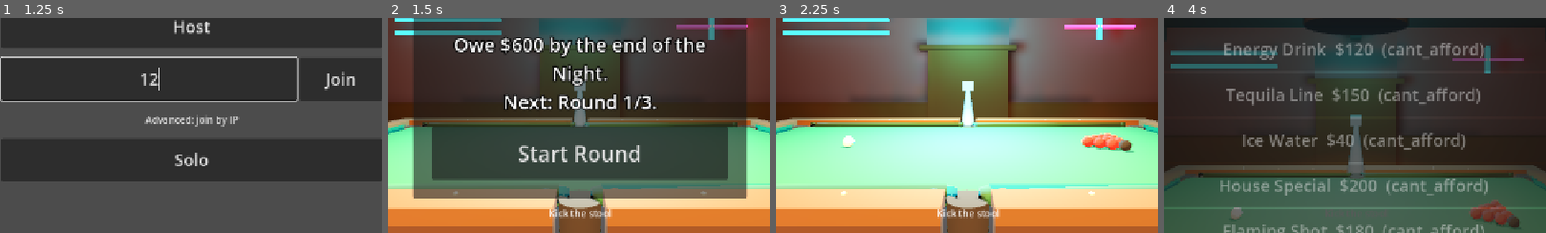
Above: before the commit, frames 1-4 (left to right).
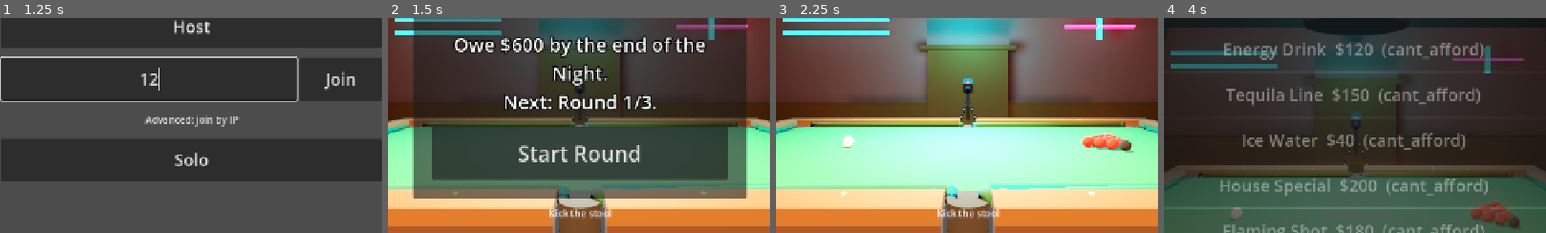
Above: after the commit, the same moments.

Repository: Cleans3/absolute-billiard
Game: Godot game, scene res://src/levels/Lobby.tscn
The game is run twice, just before and just after one commit, with the same random seed, the same clock (stepped at 60 frames per second) and the same inputs.
Inputs (mouse positions are % of the whole screen's width and height, from its top left):
- Up to frame 1 (1.25 s): click (44, 50) at 0.52 s; type "12" at 0.6 s
- Up to frame 2 (1.5 s): click "Solo" at 1.25 s
- Up to frame 3 (2.25 s): click "Start Round" at 2 s
- Up to frame 4 (4 s): click "Shop" at 2.75 s; tap Enter at 3.5 s; move the mouse to (55, 50) at 3.52 s; hold E (elevate_up) from 3.53 s (still down); tap 1 (call_pocket_1) at 3.6 s; tap Space (jump) at 3.77 s
The pictures show only the part of the screen within x 25-75%, y 35-85%; the shares and areas given below are measured in that part.

Frame 1 is identical in both runs. In frame 2, 0.4% of the frame differs, in the area x 48-53%, y 29-50%; in frame 3, 0.6%; in frame 4, 0.8%, in the area x 47-54%, y 43-73%.

Commit message:
camera rig: real tripod, body, lens and tally light model (P14)
One merged ArrayMesh, 3 surfaces (dark metal / matte body / glass+tally palette) = 3 draw calls, authored materials,
gi_mode DYNAMIC (no UV2). Interactable, poses and math untouched.

Co-Authored-By: Claude Sonnet 5.5 <noreply@anthropic.com>

Diff:
--- a/src/gameplay/camera/camera_rig.gd
+++ b/src/gameplay/camera/camera_rig.gd
@@ -1,11 +1,19 @@
 class_name CameraRig
 extends Node3D
-## A grabbable tripod camera (docs/plan/02 §2). A greybox prop: the view is scored by math, never rendered.
+## A grabbable tripod camera (docs/plan/02 §2). A prop: the view is scored by math, never rendered.
 ## Looks along -Z rotated by its yaw, tilted down PITCH; the friend who last placed it chose the angle.
 
 const TIER_MULT: Array[float] = [1.0, 1.25, 1.5]  # tier 1 / 2 / 3 [tune]
 const EYE_HEIGHT := 1.5
 const PITCH := 0.35  # rad down
+const FOOT_RADIUS := 0.55  # tripod splay on the floor
+const HUB_Y := 1.1  # where the three legs meet
+const HEAD_Y := 1.4  # top of the pan plate; the body sits on it
+const LEG_RADIUS := 0.016
+const UV_GLASS := Vector2(0.25, 0.5)  # the optic material is a 2x1 palette: [glass | tally light]
+const UV_TALLY := Vector2(0.75, 0.5)
+
+static var _mesh: ArrayMesh  # one model for every rig
 
 @export var camera_id: StringName
 @export var tier := 1
@@ -14,20 +22,12 @@
 
 
 func _ready() -> void:
-	var post := MeshInstance3D.new()
-	var cyl := CylinderMesh.new()
-	cyl.top_radius = 0.03
-	cyl.bottom_radius = 0.25
-	cyl.height = EYE_HEIGHT
-	post.mesh = cyl
-	post.position.y = EYE_HEIGHT * 0.5
-	add_child(post)
-	var body := MeshInstance3D.new()
-	var box := BoxMesh.new()
-	box.size = Vector3(0.25, 0.2, 0.4)
-	body.mesh = box
-	body.position.y = EYE_HEIGHT
-	add_child(body)
+	var model := MeshInstance3D.new()
+	model.name = "Model"
+	model.mesh = _model()
+	model.gi_mode = GeometryInstance3D.GI_MODE_DYNAMIC  # no UV2 for the lightmap: lit by the bake's probes instead
+	model.cast_shadow = GeometryInstance3D.SHADOW_CASTING_SETTING_OFF  # 07: props never enter the one shadow map
+	add_child(model)
 
 
 func tier_mult() -> float:
@@ -46,3 +46,103 @@
 func aim_at(point: Vector3) -> void:
 	var d := point - global_position
 	rotation.y = atan2(-d.x, -d.z)
+
+
+## One ArrayMesh, three surfaces (= 3 draw calls per rig): dark metal tripod + lens barrel, matte body,
+## and the optic palette (glass front + red tally). Head parts are pre-pitched to match `forward()`.
+static func _model() -> ArrayMesh:
+	if _mesh != null:
+		return _mesh
+	var metal := _surface(_material(Color(0.2, 0.21, 0.24), 0.4, 0.85))
+	var matte := _surface(_material(Color(0.06, 0.06, 0.07), 0.92, 0.0))
+	var optic := _surface(_optic_material())
+	var hub := Vector3(0, HUB_Y, 0)
+	for i in 3:
+		var dir := Vector3.BACK.rotated(Vector3.UP, TAU * i / 3.0)
+		_strut(metal, hub + dir * 0.04, dir * FOOT_RADIUS + Vector3(0, 0.01, 0), LEG_RADIUS)
+	_cyl(metal, Vector3(0, HUB_Y, 0), 0.05, 0.08, Basis.IDENTITY)  # leg collar
+	_cyl(metal, Vector3(0, (HUB_Y + HEAD_Y) * 0.5, 0), 0.022, HEAD_Y - HUB_Y, Basis.IDENTITY)  # centre column
+	_cyl(metal, Vector3(0, HEAD_Y, 0), 0.07, 0.04, Basis.IDENTITY)  # pan plate
+	var head := Transform3D(Basis(Vector3.RIGHT, -PITCH), Vector3(0, EYE_HEIGHT, 0))
+	var along_z := Basis(Vector3.RIGHT, PI * 0.5)
+	_box(matte, Vector3(0.22, 0.2, 0.34), head)  # body
+	_box(matte, Vector3(0.14, 0.14, 0.1), head * Transform3D(Basis.IDENTITY, Vector3(0, 0.02, 0.22)))  # battery / viewfinder
+	_cyl_xf(metal, 0.065, 0.16, head * Transform3D(along_z, Vector3(0, 0, -0.25)))  # lens barrel
+	_cyl_xf(metal, 0.076, 0.04, head * Transform3D(along_z, Vector3(0, 0, -0.22)))  # focus ring
+	_cyl_xf(optic, 0.058, 0.012, head * Transform3D(along_z, Vector3(0, 0, -0.336)), UV_GLASS)  # front glass
+	_box(optic, Vector3(0.03, 0.03, 0.03), head * Transform3D(Basis.IDENTITY, Vector3(0, 0.115, -0.12)), UV_TALLY)
+	_mesh = ArrayMesh.new()
+	for st in [metal, matte, optic]:
+		(st as SurfaceTool).commit(_mesh)
+	return _mesh
+
+
+static func _surface(mat: Material) -> SurfaceTool:
+	var st := SurfaceTool.new()
+	st.begin(Mesh.PRIMITIVE_TRIANGLES)
+	st.set_material(mat)
+	return st
+
+
+static func _material(albedo: Color, rough: float, metal: float) -> StandardMaterial3D:
+	var m := StandardMaterial3D.new()
+	m.albedo_color = albedo
+	m.roughness = rough
+	m.metallic = metal
+	return m
+
+
+## Glass and tally share one material so the rig stays at 3 draw calls: a 2x1 palette feeds albedo and emission.
+static func _optic_material() -> StandardMaterial3D:
+	var albedo := Image.create(2, 1, false, Image.FORMAT_RGB8)
+	albedo.set_pixel(0, 0, Color(0.03, 0.05, 0.12))
+	albedo.set_pixel(1, 0, Color(0.9, 0.04, 0.03))
+	var glow := Image.create(2, 1, false, Image.FORMAT_RGB8)
+	glow.set_pixel(1, 0, Color(1.0, 0.08, 0.05))
+	var m := _material(Color.WHITE, 0.06, 0.0)
+	m.texture_filter = BaseMaterial3D.TEXTURE_FILTER_NEAREST
+	m.albedo_texture = ImageTexture.create_from_image(albedo)
+	m.emission_enabled = true
+	m.emission_texture = ImageTexture.create_from_image(glow)
+	m.emission_energy_multiplier = 4.0
+	return m
+
+
+## Appends a primitive; `uv` >= 0 pins every vertex to that palette cell.
+static func _part(st: SurfaceTool, prim: PrimitiveMesh, xf: Transform3D, uv := Vector2(-1, -1)) -> void:
+	if uv.x < 0.0:
+		st.append_from(prim, 0, xf)
+		return
+	var arrays := prim.get_mesh_arrays()
+	var uvs: PackedVector2Array = arrays[Mesh.ARRAY_TEX_UV]
+	uvs.fill(uv)
+	arrays[Mesh.ARRAY_TEX_UV] = uvs
+	var tmp := ArrayMesh.new()
+	tmp.add_surface_from_arrays(Mesh.PRIMITIVE_TRIANGLES, arrays)
+	st.append_from(tmp, 0, xf)
+
+
+static func _box(st: SurfaceTool, size: Vector3, xf: Transform3D, uv := Vector2(-1, -1)) -> void:
+	var b := BoxMesh.new()
+	b.size = size
+	_part(st, b, xf, uv)
+
+
+static func _cyl_xf(st: SurfaceTool, radius: float, height: float, xf: Transform3D, uv := Vector2(-1, -1)) -> void:
+	var c := CylinderMesh.new()
+	c.top_radius = radius
+	c.bottom_radius = radius
+	c.height = height
+	c.radial_segments = 12
+	c.rings = 1
+	_part(st, c, xf, uv)
+
+
+static func _cyl(st: SurfaceTool, center: Vector3, radius: float, height: float, basis: Basis) -> void:
+	_cyl_xf(st, radius, height, Transform3D(basis, center))
+
+
+## A thin cylinder from `a` to `b`.
+static func _strut(st: SurfaceTool, a: Vector3, b: Vector3, radius: float) -> void:
+	var d := b - a
+	_cyl_xf(st, radius, d.length(), Transform3D(Basis(Quaternion(Vector3.UP, d.normalized())), (a + b) * 0.5))
Not shown, changed: docs/plan/02-economy-loop.md
